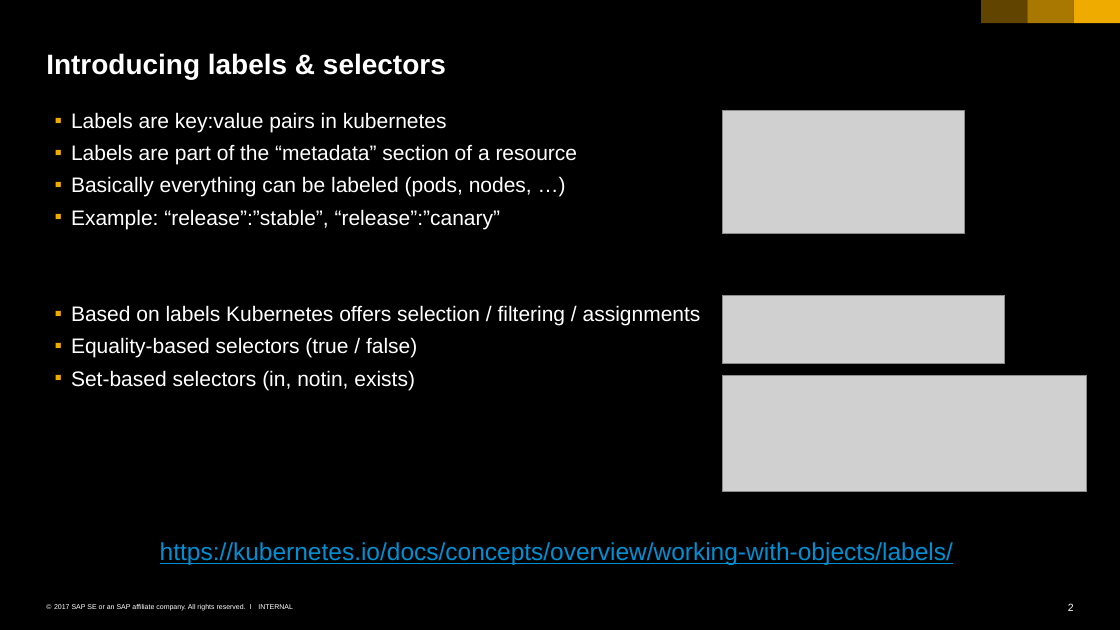
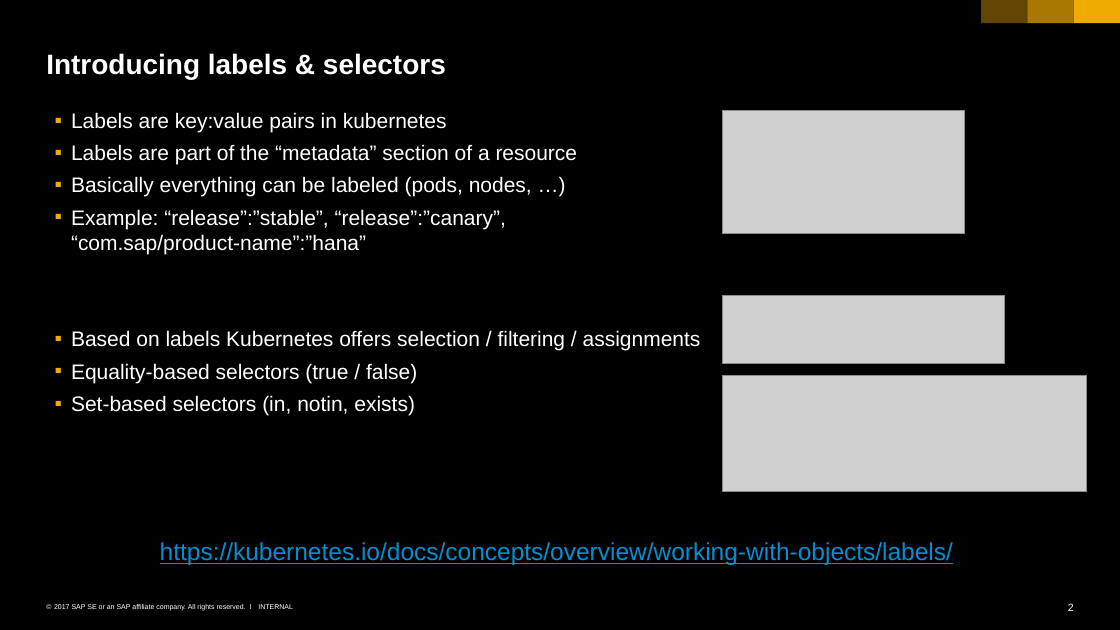
Before and after one commit to cuijiyao01/docker-k8s-training, a slide deck: slide 2 of kubernetes/03_labels_and_deployments.pptx. Drawn at 1120x630 pixels with LibreOffice and Linux fonts; fonts in the diff are those of the drawing; grey boxes stand for pictures. Boxes give left, top, right and bottom in pixels: in the first picture for what was removed or moved away, otherwise in the second. Text is boxed around its words. In the diff, an @@ line names an element or a change of style, - is before the commit and + after.

Commit message:
bit more complex example for label name

```diff
--- a/kubernetes/03_labels_and_deployments.pptx
+++ b/kubernetes/03_labels_and_deployments.pptx
@@ text at [71, 209, 506, 254]: text changed @@
-  ▪ Example: “release”:”stable”, “release”:”canary”
+  ▪ Example: “release”:”stable”, “release”:”canary”,
+    “com.sap/product-name”:”hana”
```
